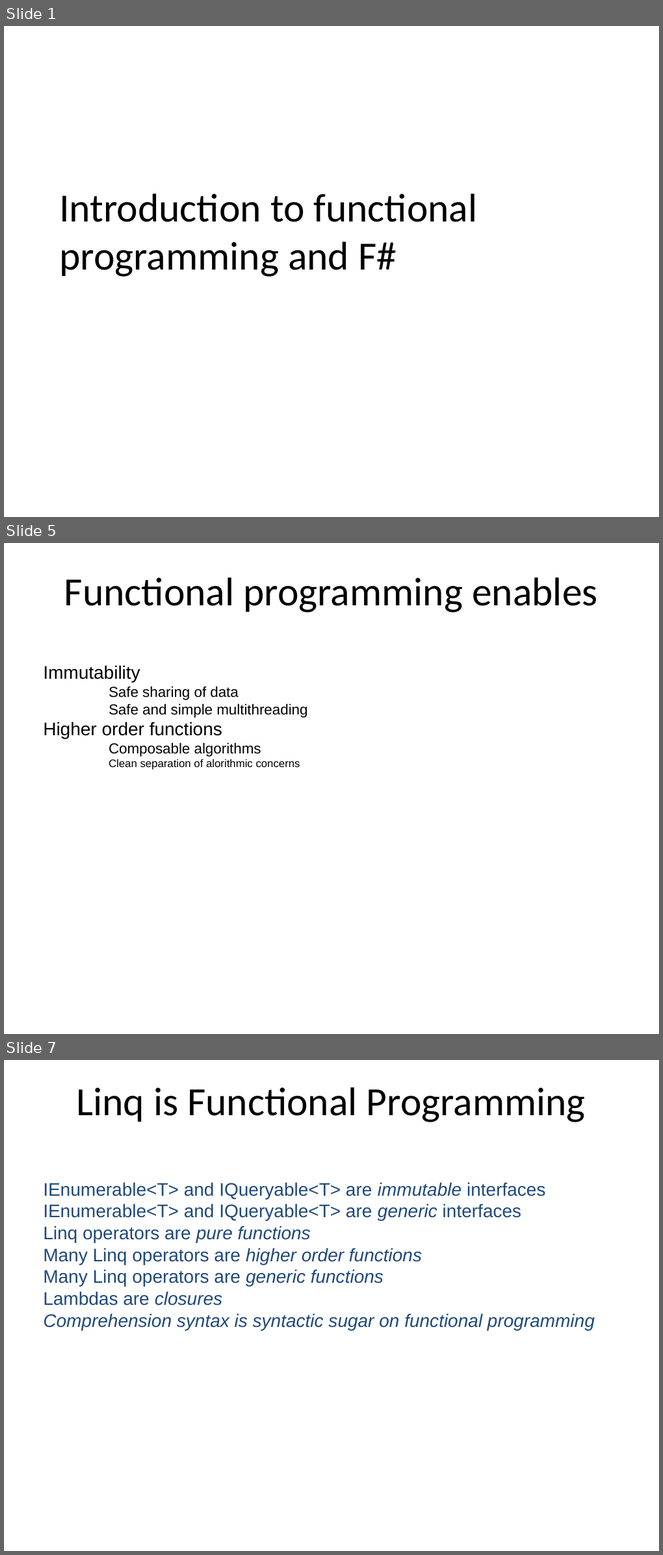
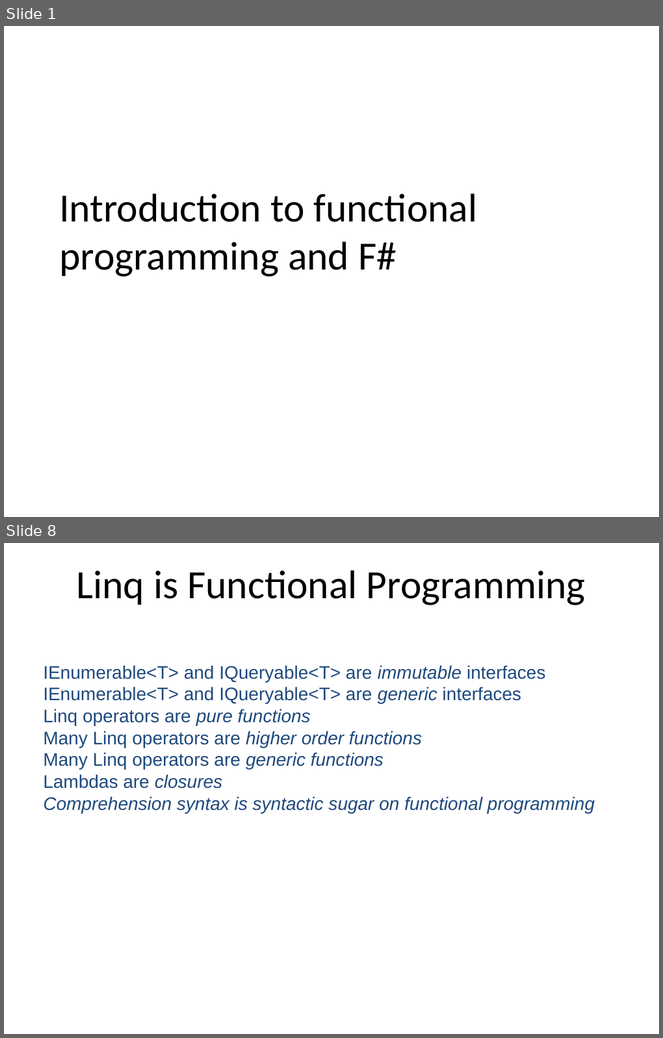
Before and after one commit to mlidbom/FSharpElevate, a slide deck: FSharp2.pptx. Shown one above the other, each under a label of ours: slides 1, 5 and 7 before the commit, slides 1 and 8 after it; the slides between them are not shown. The pictures are 663x1555 and 663x1038 pixels, drawn with LibreOffice and Linux fonts; fonts in the diff are those of the drawing. Boxes give left, top, right and bottom in pixels: in the first picture for what was removed or moved away, otherwise in the second. Text is boxed around its words. In the diff, an @@ line names an element or a change of style, - is before the commit and + after.

```diff
--- a/FSharp2.pptx
+++ b/FSharp2.pptx
@@ slide 5 removed at <box>4,543,659,1034</box>, background #FFFFFF @@
@@ free removed at <box>36,563,627,644</box> @@
-Functional programming enables
@@ free removed at <box>36,657,627,988</box> @@
-Immutability
-Safe sharing of data
-Safe and simple multithreading
-Higher order functions
-Composable algorithms
-Clean separation of alorithmic concerns
@@ what was slide 7 is now slide 8 @@
```
Also in this commit, not shown: 3 slides changed, 3 slides added, 1 other slide removed.
